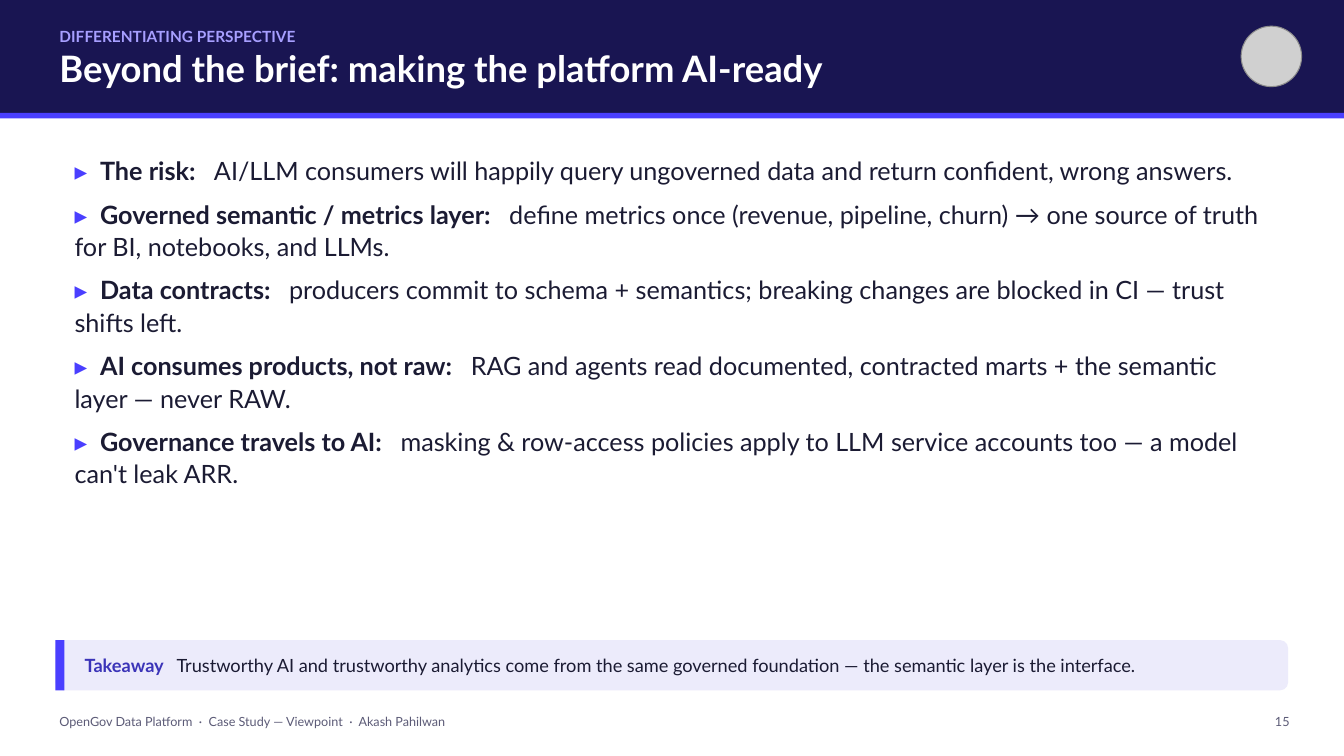
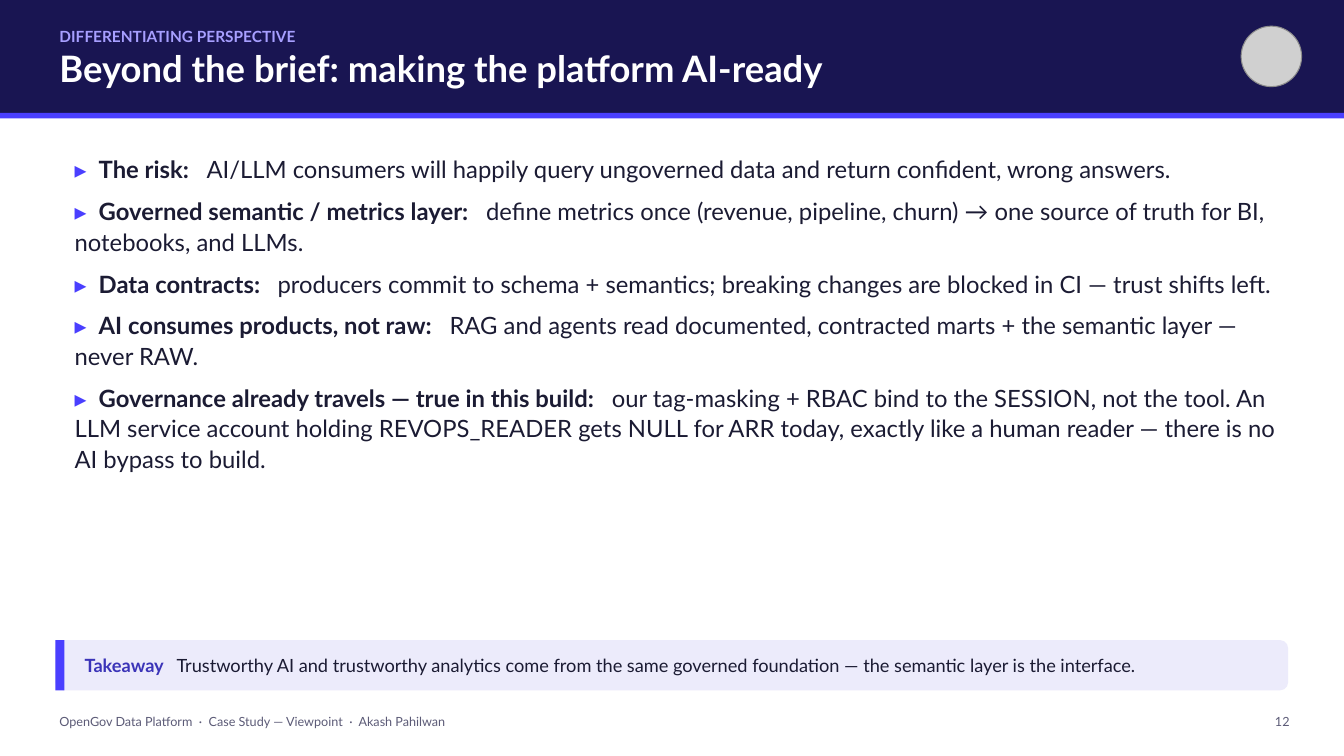
Before and after one commit to akashpahilwan/OpenGovPOC, a slide deck: slide 12 of presentation/OpenGov_Data_Platform_CaseStudy.pptx (slide 15 before the commit). Drawn at 1344x756 pixels with LibreOffice and Linux fonts; fonts in the diff are those of the drawing; grey boxes stand for pictures. Boxes give left, top, right and bottom in pixels: in the first picture for what was removed or moved away, otherwise in the second. Text is boxed around its words. In the diff, an @@ line names an element or a change of style, - is before the commit and + after.

```diff
--- a/presentation/OpenGov_Data_Platform_CaseStudy.pptx
+++ b/presentation/OpenGov_Data_Platform_CaseStudy.pptx
@@ text at box(75, 160, 1271, 365): size 18 to 17 pt in "▸ The risk: AI/LLM consumers will happily ...", "▸ Governed semantic / metrics layer: define ...", "▸ Data contracts: producers commit to schema ...", "▸ AI consumes products, not raw: RAG ..." @@
@@ text at box(75, 389, 1275, 472): text changed; size 18 to 17 pt @@
-▸ Governance travels to AI: masking & row-access policies apply to LLM service accounts too — a model can't leak ARR.
+▸ Governance already travels — true in this build: our tag-masking + RBAC bind to the SESSION, not the tool. An LLM service account holding REVOPS_READER gets NULL for ARR today, exactly like a human reader — there is no AI bypass to build.
@@ text at box(1275, 717, 1290, 726): text changed @@
-15
+12
```
Also in this commit, not shown: 21 other slides changed, 4 slides removed, 1 other file.
